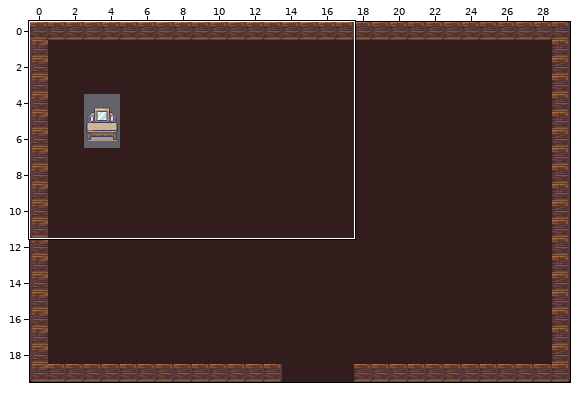
An edit to a level. Tiled map (JSON), myGame/assets/level2.tmj. The picture above shows the old version from afar; the outline marks the close-up.
Close-up. Before:
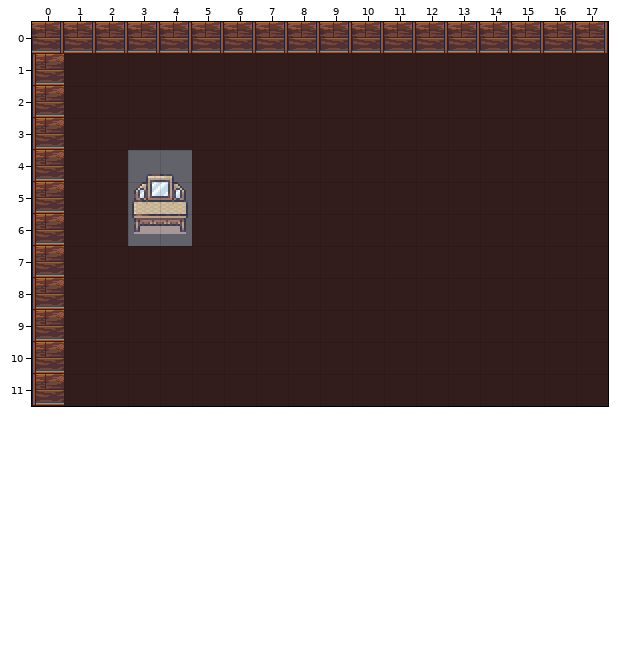
Cells are 32x32 px. Shown: x 0..17, y 0..11. The commit also changed other parts of the map, which this record leaves out. The old version is drawn lined up with the new one.
Once edited:
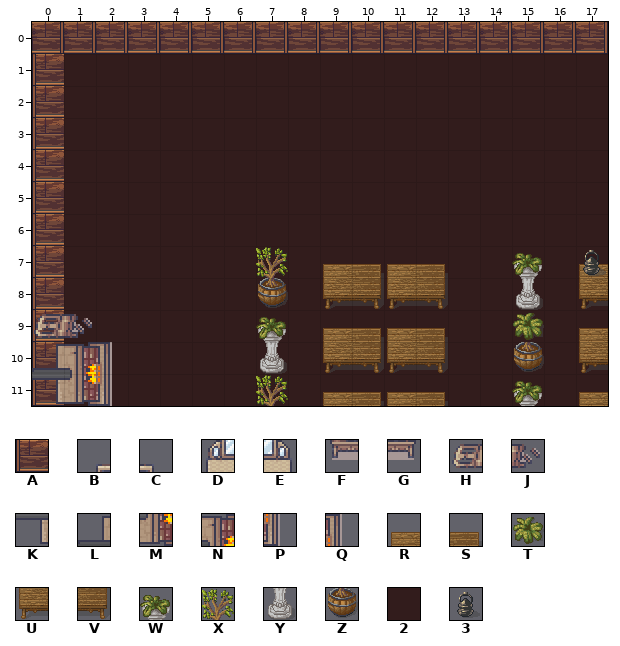
Key: from "Wall_unstable": A 5670; from "livingRoom": B 66, C 67, D 82, E 83, F 98, G 99, H 199 turned 270, J 215 turned 270, K 388 turned 270, L 389 turned 270, M 404 turned 270, N 405 turned 270, P 420 turned 270, Q 421 turned 270; from "magecity": R 5, S 6, T 10, U 13, V 14, W 16, X 19, Y 24, Z 27, 2 326, 3 333.
_ is an empty cell, . an unchanged one.
Tiles of an added or newly shown layer are drawn over the layers below it.
Edits made:
map size 30x20 -> 30x21 cells
--- layer "floor"
@@ x 3..4 @@
- 4 BC
- 5 DE
- 6 FG
+ 4 22
+ 5 22
+ 6 22
--- layer "wall" (added)
@@ x 0..0 @@
- 9 _
-10 _
-11 _
+ 9 A
+10 A
+11 A
--- layer "deco1" (now shown)
@@ x 0..17 @@
- 7 ......._.____.._._
- 8 ......._.____.._._
- 9 ......._.____.._._
-10 ___...._.____.._._
-11 ___...._.____.._._
+ 7 .......X.RSRS..W.R
+ 8 .......Z.UVUV..Y.U
+ 9 .......W.RSRS..T.R
+10 LNQ....Y.UVUV..Z.U
+11 KMP....X.RSRS..W.R
--- layer "deco2" (now shown)
@@ x 17..17 @@
- 7 _
+ 7 3
--- layer "deco3" (now shown)
@@ x 0..1 @@
- 9 __
+ 9 HJ
Pixel boxes of the changes (left, top, right, bottom) in both close-ups:
changed: (128, 150, 192, 246)
added: (256, 247, 288, 406)
added: (323, 264, 448, 406)
added: (512, 253, 544, 406)
added: (579, 250, 608, 406)
added: (32, 314, 112, 406)
